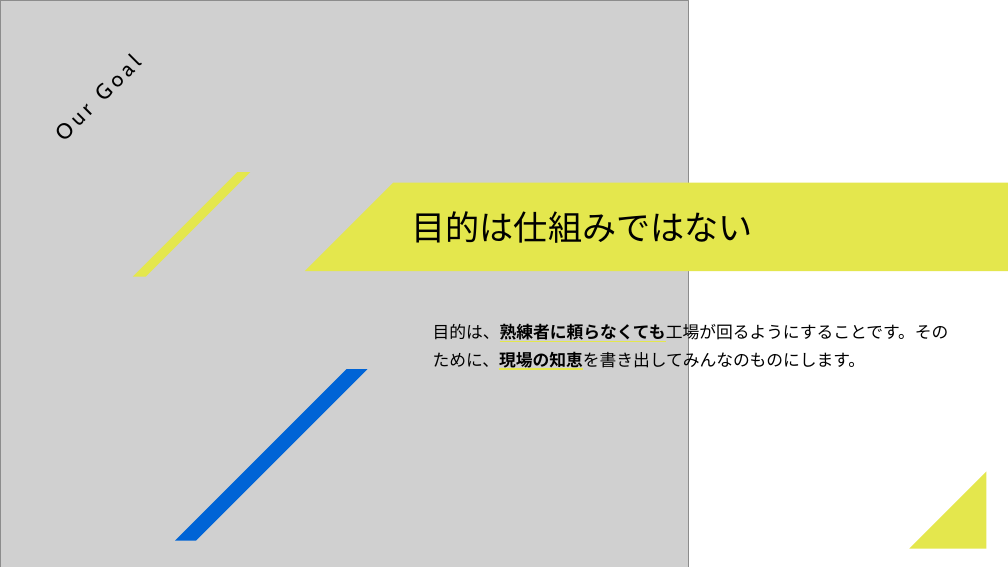
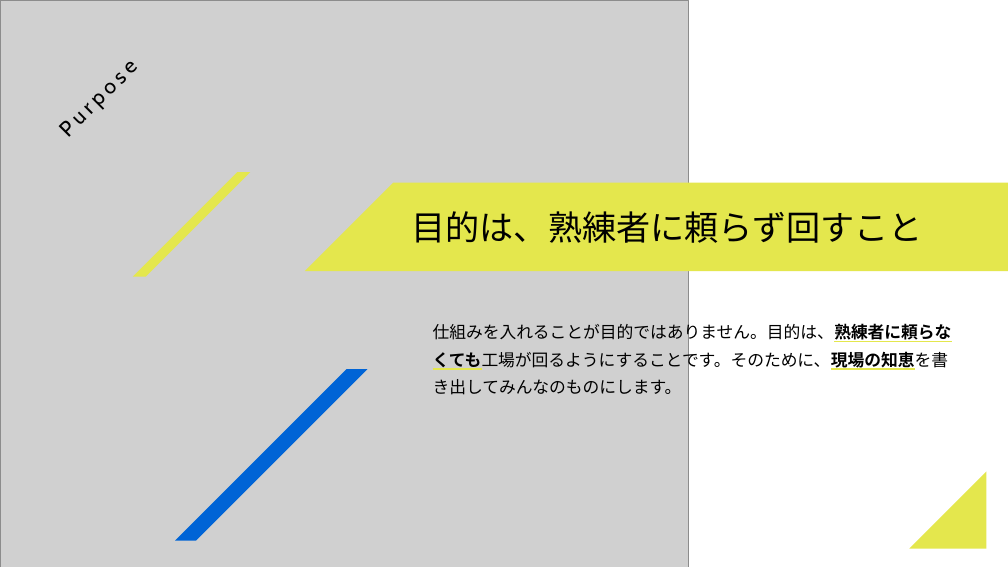
Before and after one commit to IKEMENLTD/slide-template-engine, a slide deck: slide 16 of out/phase5/final-20-pages/deck.pptx. Drawn at 1008x567 pixels with LibreOffice and Linux fonts; fonts in the diff are those of the drawing; grey boxes stand for pictures. Boxes give left, top, right and bottom in pixels: in the first picture for what was removed or moved away, otherwise in the second. Text is boxed around its words. In the diff, an @@ line names an element or a change of style, - is before the commit and + after.

```diff
--- a/out/phase5/final-20-pages/deck.pptx
+++ b/out/phase5/final-20-pages/deck.pptx
@@ text at [0, 0, 195, 195]: text changed @@
-Our Goal
+Purpose
@@ text at [412, 211, 923, 243]: text changed @@
-目的は仕組みではない
+目的は、熟練者に頼らず回すこと
@@ text at [433, 321, 952, 395]: text changed @@
-目的は、熟練者に頼らなくても工場が回るようにすることです。そのために、現場の知恵を書き出してみんなのものにします。
+仕組みを入れることが目的ではありません。目的は、熟練者に頼らなくても工場が回るようにすることです。そのために、現場の知恵を書き出してみんなのものにします。
```
Also in this commit, not shown: 11 other slides changed, 3 slides added, 3 slides removed, 31 other files.
